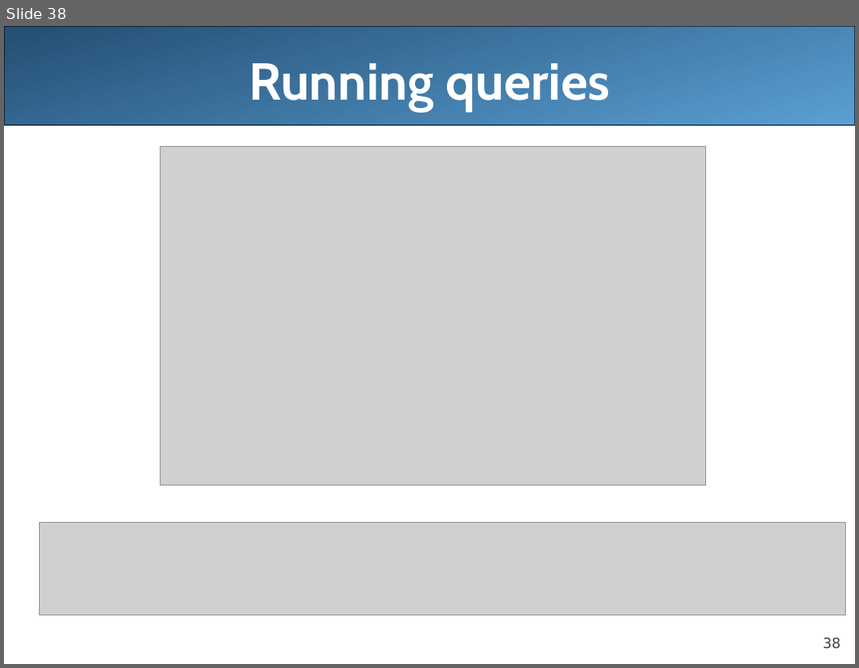
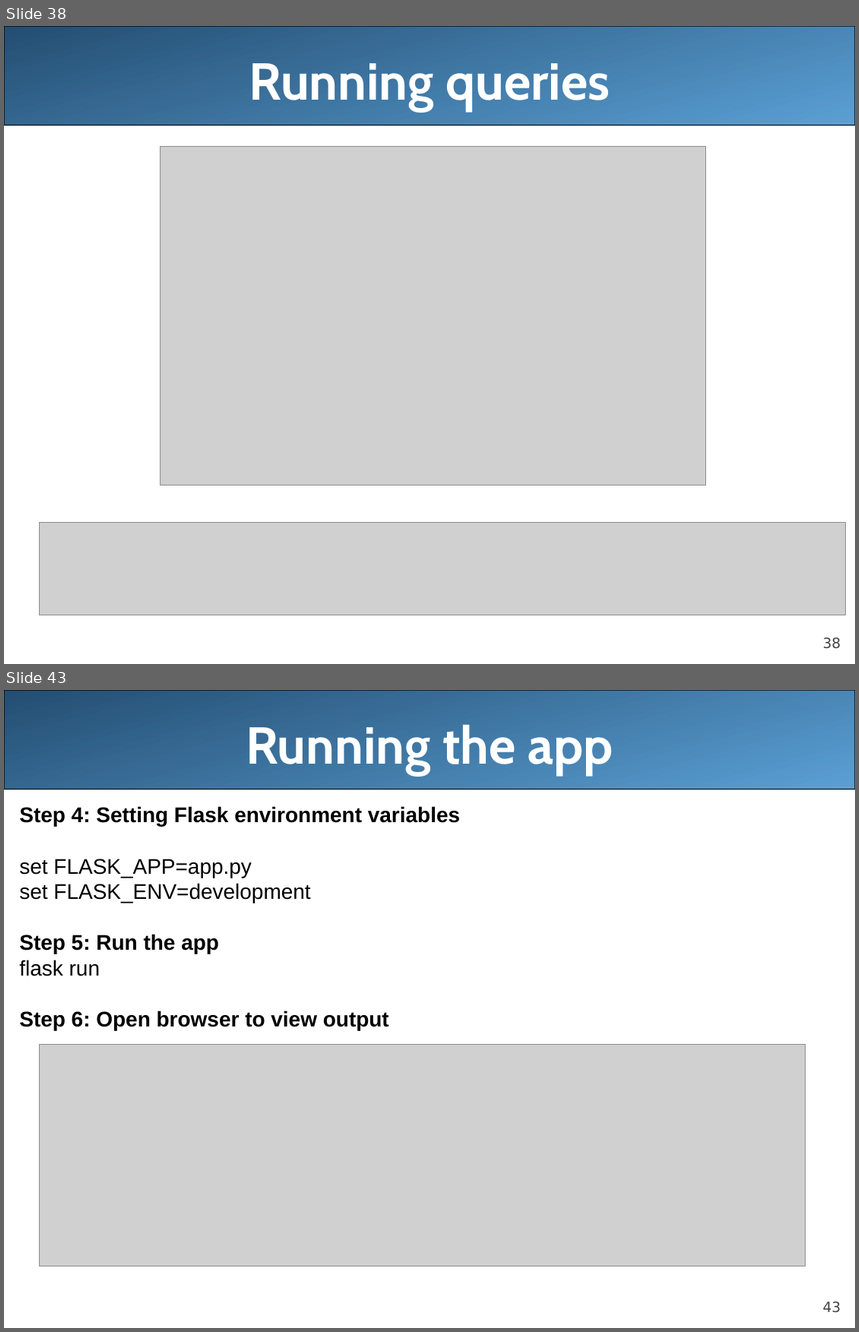
Before and after one commit to redvinca/Assignment, a slide deck: Docs/python-basics.pptx. Shown one above the other, each under a label of ours: slide 38 before the commit, slides 38 and 43 after it; the slides between them are not shown. The pictures are 859x668 and 859x1332 pixels, drawn with LibreOffice and Linux fonts; fonts in the diff are those of the drawing; grey boxes stand for pictures; background and template pictures are left out. Boxes give left, top, right and bottom in pixels: in the first picture for what was removed or moved away, otherwise in the second. Text is boxed around its words. In the diff, an @@ line names an element or a change of style, - is before the commit and + after.

```diff
--- a/Docs/python-basics.pptx
+++ b/Docs/python-basics.pptx
@@ slide 43 added at [4, 690, 855, 1328], background #FFFFFF; not listed: 2 template elements that a slide beside it also shows @@
@@ title added at [246, 724, 613, 775], 44 pt, text #FFFFFF, bold @@
+Running the app
@@ text added at [19, 806, 460, 1030], 18 pt, text #000000, bold @@
+Step 4: Setting Flask environment variables
+set FLASK_APP=app.py
+set FLASK_ENV=development
+Step 5: Run the app
+flask run
+Step 6: Open browser to view output
@@ picture added at [40, 1045, 806, 1267] @@
```
Also in this commit, not shown: 5 other slides added.
